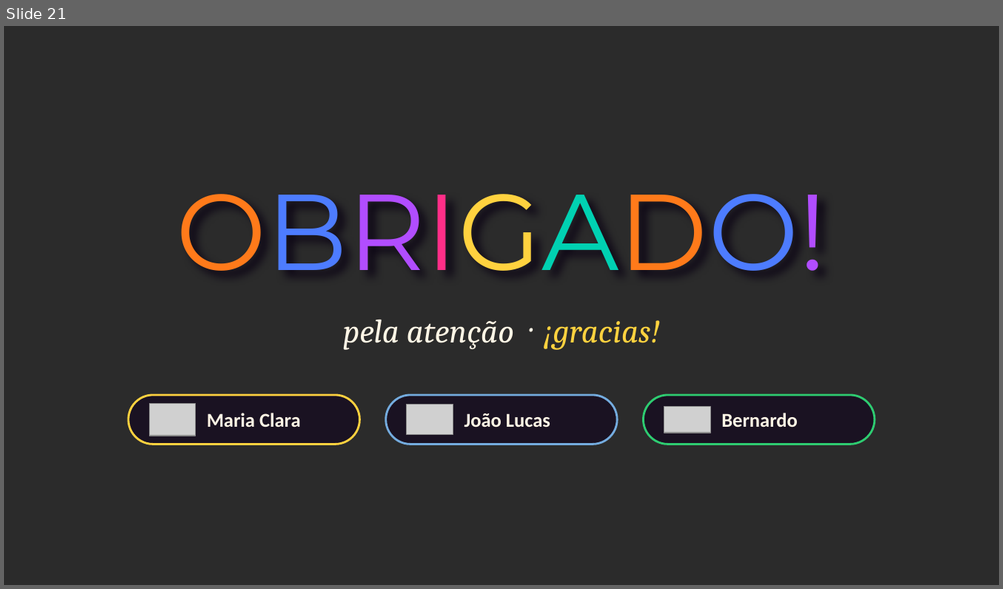
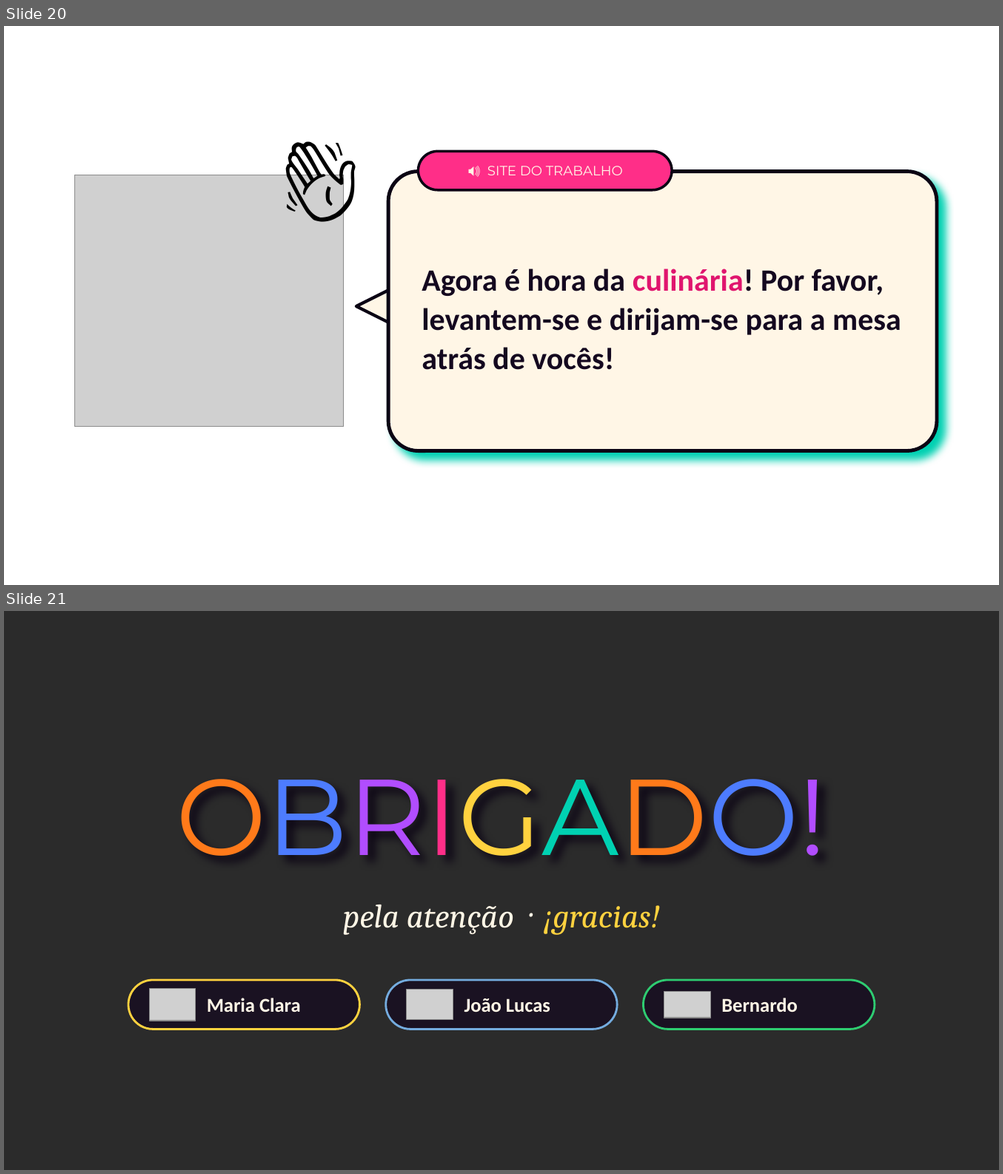
Before and after one commit to adrielscarvalho-pixel/feira-de-ciencias, a slide deck: Feira de Ciências - Apresentação.pptx. Shown one above the other, each under a label of ours: slide 21 before the commit, slides 20 and 21 after it. The pictures are 1003x589 and 1003x1174 pixels, drawn with LibreOffice and Linux fonts; fonts in the diff are those of the drawing; grey boxes stand for pictures; background and template pictures are left out; a plain dark background stands for a picture behind light text. Boxes give left, top, right and bottom in pixels: in the first picture for what was removed or moved away, otherwise in the second. Text is boxed around its words. In the diff, an @@ line names an element or a change of style, - is before the commit and + after.

```diff
--- a/Feira de Ciências - Apresentação.pptx
+++ b/Feira de Ciências - Apresentação.pptx
@@ slide 20 added at (4, 26, 999, 585), background picture (left out) @@
@@ text added at (262, 112, 381, 231), 84 pt, text #000000 @@
+👋
@@ rounded rectangle added at (418, 151, 671, 190), fill #FF2E88, outline #0B0414 2.5 pt, 13 pt, text #FFF6E6 @@
+🔊 SITE DO TRABALHO
@@ picture added at (75, 175, 344, 427) @@
@@ rounded rectangle added at (388, 172, 936, 452), fill #FFF6E6, outline #0B0414 3.5 pt @@
@@ text added at (421, 269, 901, 370), 30 pt, text #14081F, bold @@
+Agora é hora da culinária! Por favor, levantem-se e dirijam-se para a mesa atrás de vocês!
@@ triangle added at (356, 284, 402, 329), fill #FFF6E6, outline #0B0414 3 pt @@
```
Also in this commit, not shown: 2 slides changed, 1 slide removed, 1 other file.
